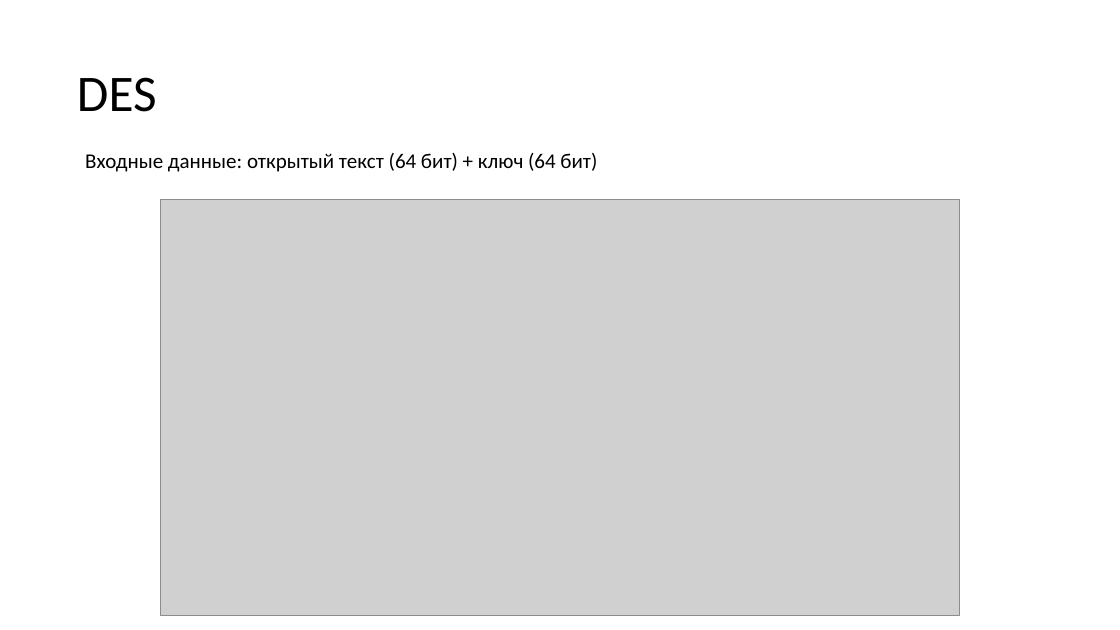
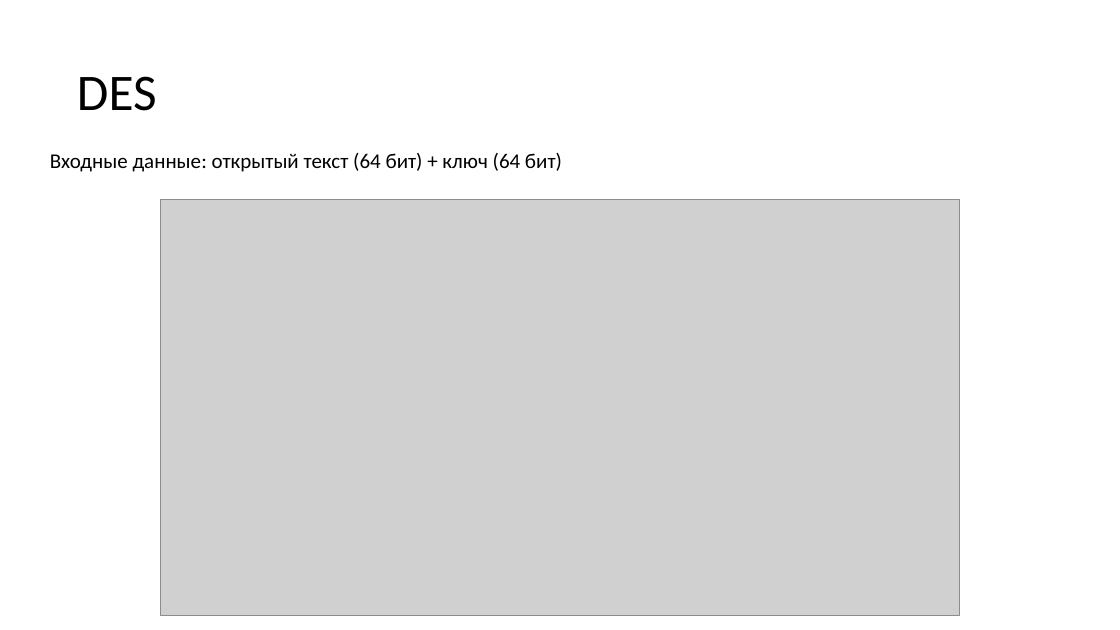
Before and after one commit to Danila-gi/Criptography, a slide deck: slide 3 of lab2/3342ИвановДМЛАБ2.pptx. Drawn at 1120x630 pixels with LibreOffice and Linux fonts; fonts in the diff are those of the drawing; grey boxes stand for pictures. Boxes give left, top, right and bottom in pixels: in the first picture for what was removed or moved away, otherwise in the second. Text is boxed around its words. In the diff, an @@ line names an element or a change of style, - is before the commit and + after.

```diff
--- a/lab2/3342ИвановДМЛАБ2.pptx
+++ b/lab2/3342ИвановДМЛАБ2.pptx
@@ text "Входные данные: открытый текст (64 ...": place and size @@
-text "Входные данные: открытый текст (64 ..." at box(85, 153, 597, 172)
+text "Входные данные: открытый текст (64 ..." at box(50, 153, 562, 172)
```
Also in this commit, not shown: 26 other slides changed, 4 slides added, 4 other files.
